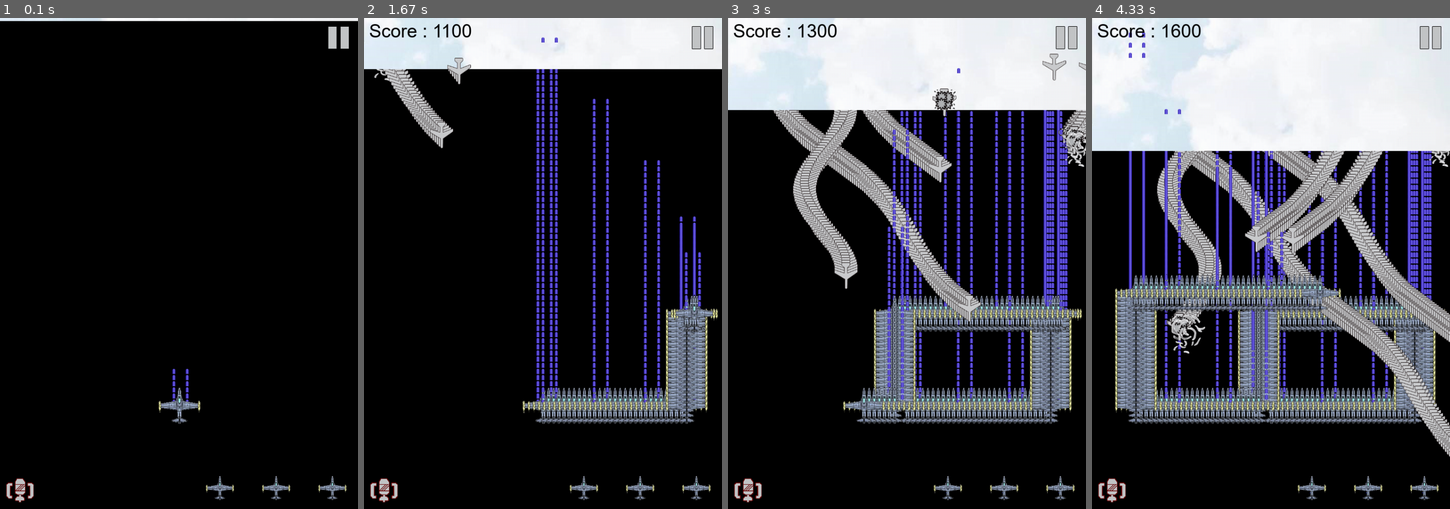
Above: before the commit, frames 1-4 (left to right).
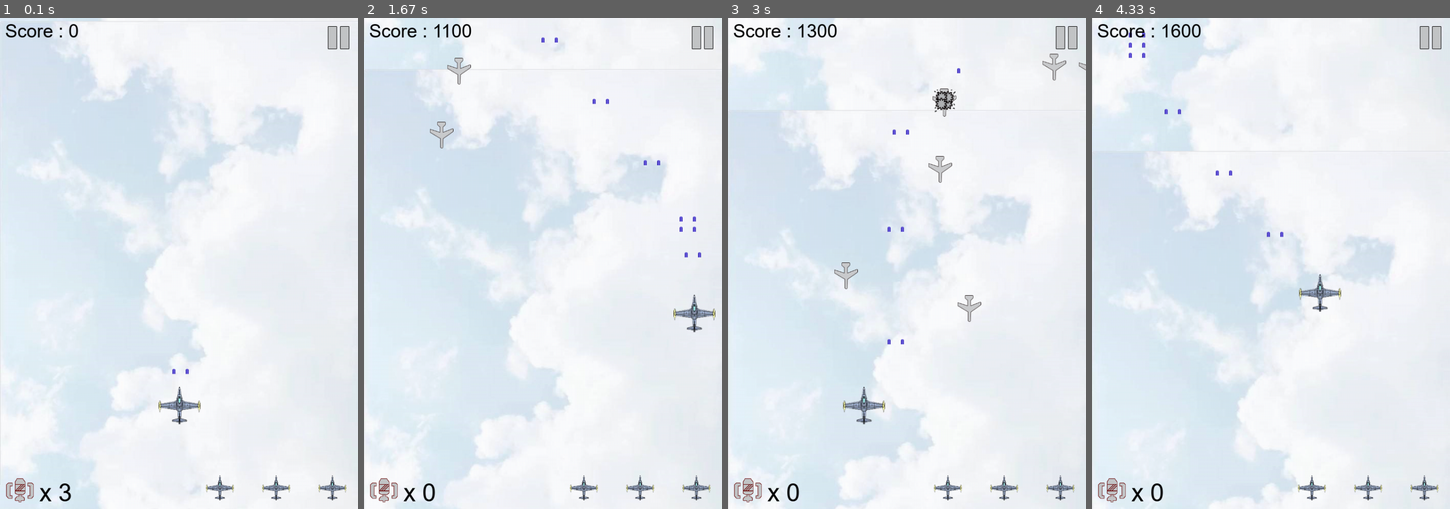
Above: after the commit, the same moments.

Repository: charlie-ccw/Pygame-project
Game: pygame game, started from main.py
The game is run twice, just before and just after one commit, with the same random seed, the same clock (stepped at 60 frames per second) and the same inputs.
Inputs:
- Up to frame 1 (0.1 s): no input
- Up to frame 2 (1.67 s): tap Space at 0.33, 0.73, 1.03, 1.23, 1.57 s; hold D 0.67-1.13 s; hold W 1.17-1.47 s; hold D from 1.5 s (still down)
- Up to frame 3 (3 s): tap Space at 1.87, 2.07, 2.37, 2.63, 2.97 s; release D at 1.97 s; hold A 2-2.53 s; hold S 2.57-2.87 s; hold A from 2.9 s (still down)
- Up to frame 4 (4.33 s): tap Space at 3.27, 3.4, 3.8, 4.1 s; release A at 3.3 s; hold W 3.33-3.7 s; hold D from 3.73 s (still down)

The runs differ from the first frame. In frame 1, 98% of the frame differs, in the area x 0-100%, y 0-100%; in frame 2, 89%; in frame 3, 80%; in frame 4, 72%.

Commit message:
background
draw the new background and fix the wrong position of original background

Diff:
--- a/background.py
+++ b/background.py
@@ -14,7 +14,7 @@
         # here we set the condition of the picture
         self.active = True
         self.rect.left = 0
-        self.rect.top = -960
+        self.rect.top = 0
 
 
 
@@ -30,7 +30,8 @@
     def reset(self):
         self.active = True
         self.rect.left = 0
-        self.rect.top = 0
+        self.rect.top = -960
+
 
  # here we difine the background
 class background(pygame.sprite.Sprite):
--- a/main.py
+++ b/main.py
@@ -74,6 +74,7 @@
 
     # here we creat background
     background1 = background.Background(size)
+    background2 = background.background(size)
 
     # here we creat myplane
     myplane1 = myplane.Myplane(size)
@@ -364,6 +365,11 @@
         if background1.active:
             background1.move()
             screen.blit(background1.image, background1.rect)
+
+        if background2.active:
+            background2.move()
+            screen.blit(background2.image, background2.rect)
+
 
 
         if life_num and not paused:
